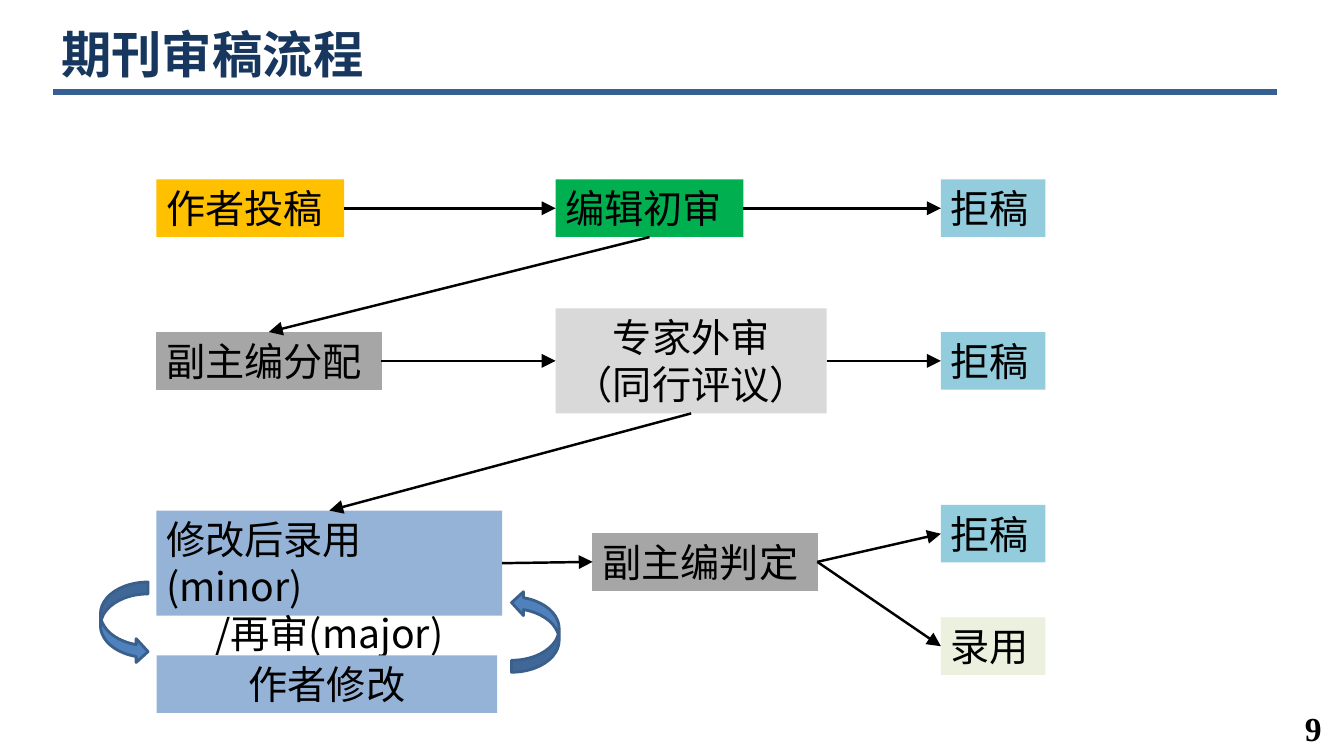
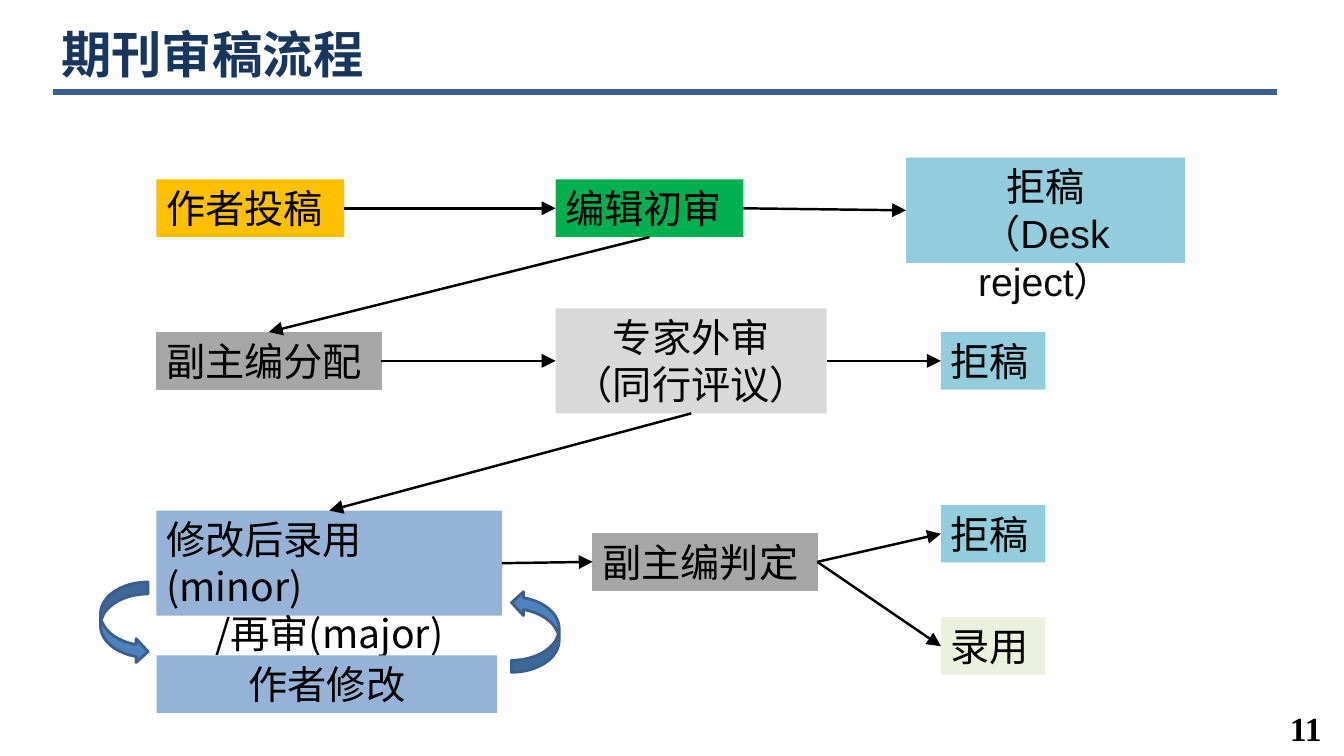
Before and after one commit to minghchen/cs_research_guide, a slide deck: slide 11 of hdu_course_ppt/第5讲. 论文投稿与Rebuttal.pptx (slide 9 before the commit). Drawn at 1344x756 pixels with LibreOffice and Linux fonts; fonts in the diff are those of the drawing; background and template pictures are left out. Boxes give left, top, right and bottom in pixels: in the first picture for what was removed or moved away, otherwise in the second. Text is boxed around its words. In the diff, an @@ line names an element or a change of style, - is before the commit and + after.

```diff
--- a/hdu_course_ppt/第5讲. 论文投稿与Rebuttal.pptx
+++ b/hdu_course_ppt/第5讲. 论文投稿与Rebuttal.pptx
@@ rectangle "拒稿": place and size @@
-rectangle "拒稿" at (941, 179, 1046, 237)
+rectangle "拒稿" at (906, 158, 1186, 263)
@@ text in rectangle at (1006, 168, 1084, 205): alignment left to centre @@
@@ arrow moved from (744, 209) - (941, 209) to (744, 209) - (906, 211) @@
@@ text in rectangle at (978, 214, 1113, 304): paragraph added @@
+（Desk reject）
@@ page number at (1290, 718, 1322, 741): text changed @@
-9
+11
```
Also in this commit, not shown: 4 other slides changed, 24 slides added, 2 slides removed, 2 other files.
